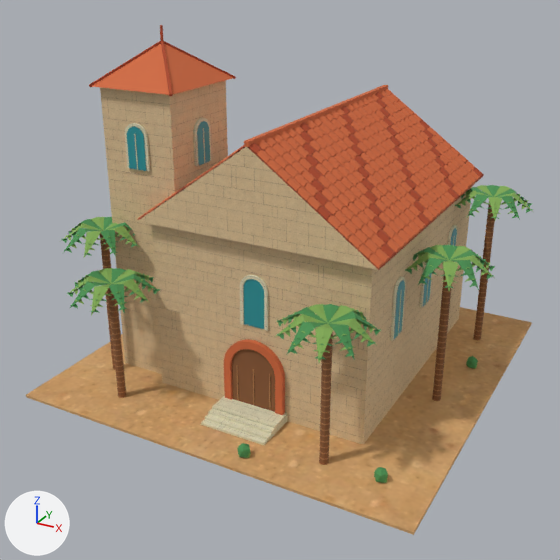
The glTF model game/assets/desert-dreams-3d/247-blender.glb, before and after one commit.
The view is the same before and after, from a 50 mm lens placed at (25.9, -50.6, 31.9), pointed at (-0.4, -2.8, 8.0). The lights are fixed; the arrows at lower left show +X, +Y and +Z. The first picture is the older version. Objects named as collision shapes, trigger or cutter boxes, shadow casters or lower levels of detail are left out. Vertices at exactly the same position are counted once.

Objects in the first picture: 'Church gable roof', 'terracotta-gable-church-bell-tower clay.001', 'terracotta-gable-church-bell-tower clay_light.001', 'terracotta-gable-church-bell-tower foliage.002', 'terracotta-gable-church-bell-tower glass.001', 'terracotta-gable-church-bell-tower leaflight.002', 'terracotta-gable-church-bell-tower sand.001 • desert-sand', 'terracotta-gable-church-bell-tower stone • limestone', 'terracotta-gable-church-bell-tower stone_joint', 'terracotta-gable-church-bell-tower stone_light • limestone', 'terracotta-gable-church-bell-tower wood.001', 'terracotta-gable-church-bell-tower wood_light.001'.
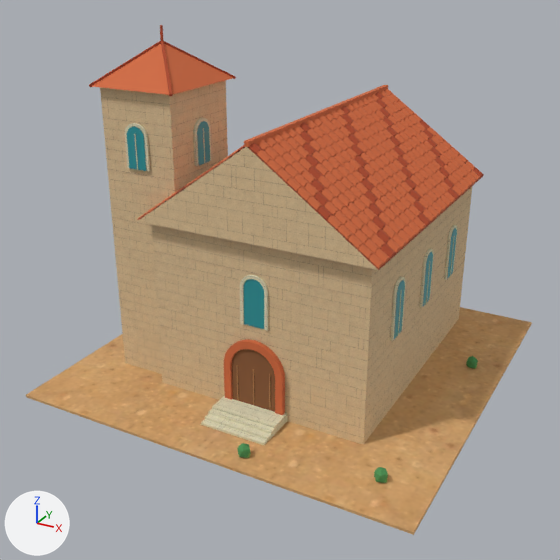
Location of each change, (x1, y1, x2, y2) in pixels of the pictures (560 x 560 px):
'terracotta-gable-church-bell-tower wood.001', reshaped: before (100, 202, 495, 464); after (232, 349, 275, 412)
'terracotta-gable-church-bell-tower foliage.002', reshaped: before (61, 185, 533, 483); after (237, 356, 478, 483)
'terracotta-gable-church-bell-tower leaflight.002', reshaped (mostly hidden afterwards): before (61, 185, 532, 483); after (247, 365, 477, 483)
'terracotta-gable-church-bell-tower wood_light.001', reshaped: before (100, 205, 495, 465); after (236, 365, 271, 410)
part 1 of me_palm_leaflets_002, deleted: before (61, 185, 533, 360)
part 2 of me_broad_faceted_palm_frond, deleted: before (61, 185, 532, 363)
part 3 of me_church_inset_oak_door, deleted: before (100, 233, 115, 369)
part 4 of me_church_inset_oak_door, deleted (brown): before (319, 324, 333, 464)
part 5 of me_church_inset_oak_door, deleted (brown): before (474, 202, 495, 340)
part 6 of me_church_inset_oak_door, deleted (brown): before (108, 289, 126, 397)
part 7 of me_church_inset_oak_door, deleted (brown): before (432, 261, 454, 400)
part 8 of me_oak_door_upright, deleted: before (100, 205, 495, 465)

The change in detail:
me_palm_leaflets_002 is used by ob_terracotta_gable_church_bell_tower_foliage_002; location (0.0, 0.0, 0.0).
me_palm_leaflets_002 had 649 vertices, 540 faces and spanned x -15.8..15.2, y -15.4..14.4, z 0.0..13.6.
me_palm_leaflets_002 now has 144 vertices, 240 faces and spans x -13.5..13.5, y -14.4..14.4, z 0.0..1.2.
me_palm_leaflets_002 part 1: 105 loose pieces with 505 vertices, spanning x -15.8..15.2, y -15.4..13.4, z 8.6..13.6, are deleted.
me_broad_faceted_palm_frond is used by ob_terracotta_gable_church_bell_tower_leaflight_002; location (0.0, 0.0, 0.0).
me_broad_faceted_palm_frond had 577 vertices, 420 faces and spanned x -15.2..15.4, y -15.6..14.3, z 0.0..13.6.
me_broad_faceted_palm_frond now has 72 vertices, 120 faces and spans x -13.1..13.4, y -14.2..14.3, z 0.0..0.7.
me_broad_faceted_palm_frond part 2: 105 loose pieces with 505 vertices, spanning x -15.2..15.4, y -15.6..13.6, z 8.8..13.6, are deleted.
me_church_inset_oak_door is used by ob_terracotta_gable_church_bell_tower_wood_001; location (0.0, 0.0, 0.0).
me_church_inset_oak_door had 125 vertices, 201 faces and spanned x -12.4..12.4, y -12.3..13.2, z 0.0..13.0.
me_church_inset_oak_door now has 35 vertices, 41 faces and spans x -0.8..2.8, y -9.3..13.2, z 0.2..5.5.
me_church_inset_oak_door part 3: the loose piece of 18 vertices spanning x -12.4..-11.7, y -9.3..-8.7, z 0.0..12.0 is deleted.
me_church_inset_oak_door part 4: the loose piece of 18 vertices spanning x 7.7..8.3, y -12.3..-11.7, z 0.0..10.5 is deleted.
me_church_inset_oak_door part 5: the loose piece of 18 vertices spanning x 11.7..12.4, y 9.7..10.3, z 0.0..13.0 is deleted.
me_church_inset_oak_door part 6: the loose piece of 18 vertices spanning x -9.3..-8.7, y -12.3..-11.7, z 0.0..9.5 is deleted.
me_church_inset_oak_door part 7: the loose piece of 18 vertices spanning x 11.7..12.4, y -1.3..-0.7, z 0.0..11.5 is deleted.
me_oak_door_upright is used by ob_terracotta_gable_church_bell_tower_wood_light_001; location (0.0, 0.0, 0.0).
me_oak_door_upright had 2246 vertices, 3984 faces and spanned x -12.4..12.4, y -12.4..13.2, z 0.2..12.4.
me_oak_door_upright now has 32 vertices, 48 faces and spans x -0.4..2.4, y -9.4..13.2, z 0.3..3.9.
me_oak_door_upright part 8: 123 loose pieces with 2214 vertices, spanning x -12.4..12.4, y -12.4..10.3, z 0.2..12.4, are deleted.
